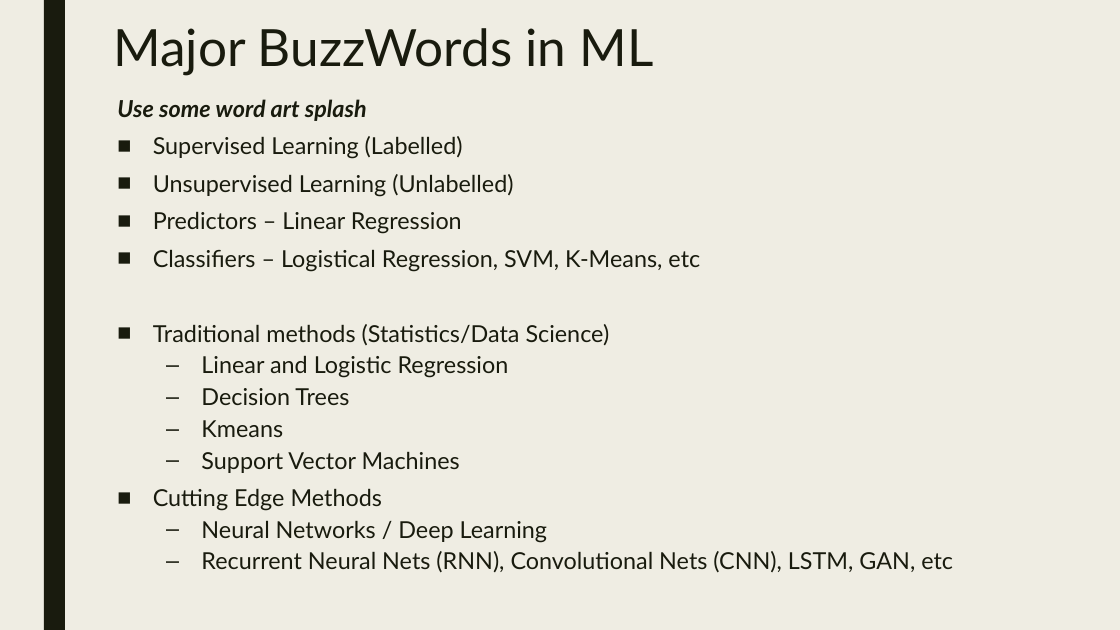
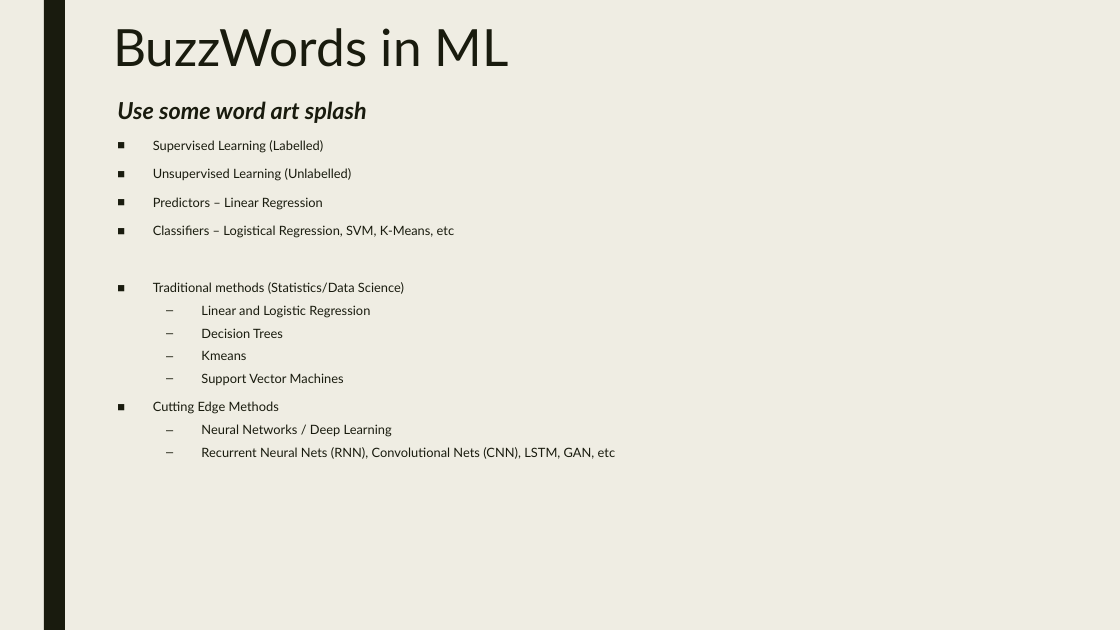
Before and after one commit to dougfoo/machineLearning, a slide deck: slide 5 of talks/MachineLearning101.pptx. Drawn at 1120x630 pixels with LibreOffice and Linux fonts; fonts in the diff are those of the drawing. Boxes give left, top, right and bottom in pixels: in the first picture for what was removed or moved away, otherwise in the second. Text is boxed around its words. In the diff, an @@ line names an element or a change of style, - is before the commit and + after.

```diff
--- a/talks/MachineLearning101.pptx
+++ b/talks/MachineLearning101.pptx
@@ title at (113,28,509,67): text changed @@
-Major BuzzWords in ML
+BuzzWords in ML
@@ text "Use some word art splash" at (117,101,615,459): size 20 to 11 pt; line spacing 0.84 to 0.94 @@
```
Also in this commit, not shown: 2 other slides changed, 1 slide added.
